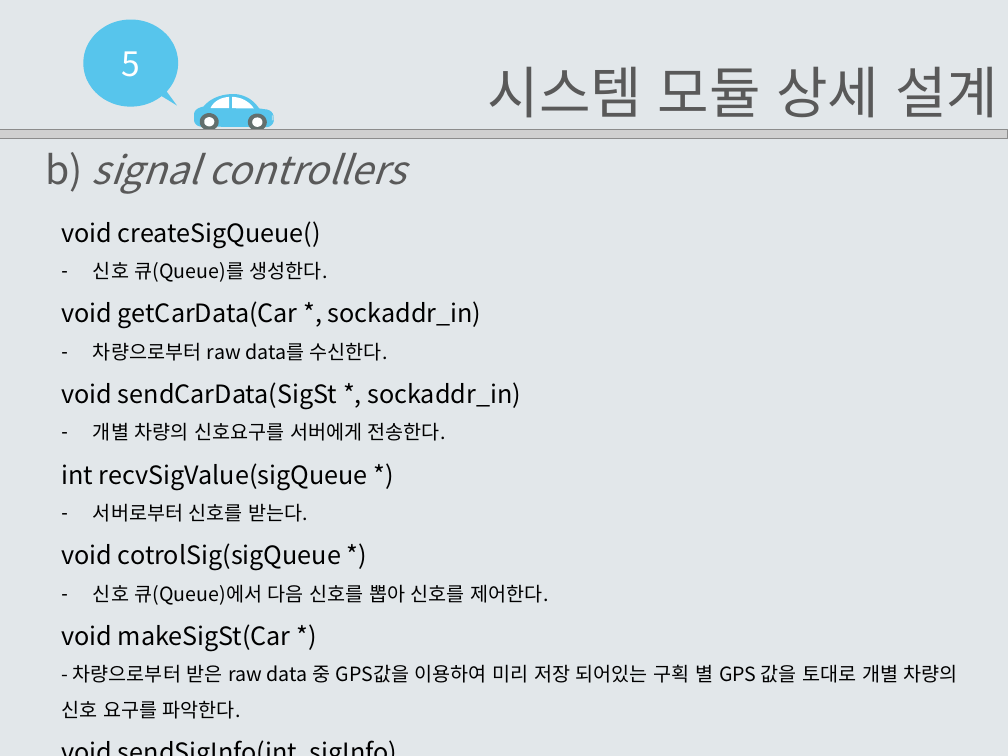
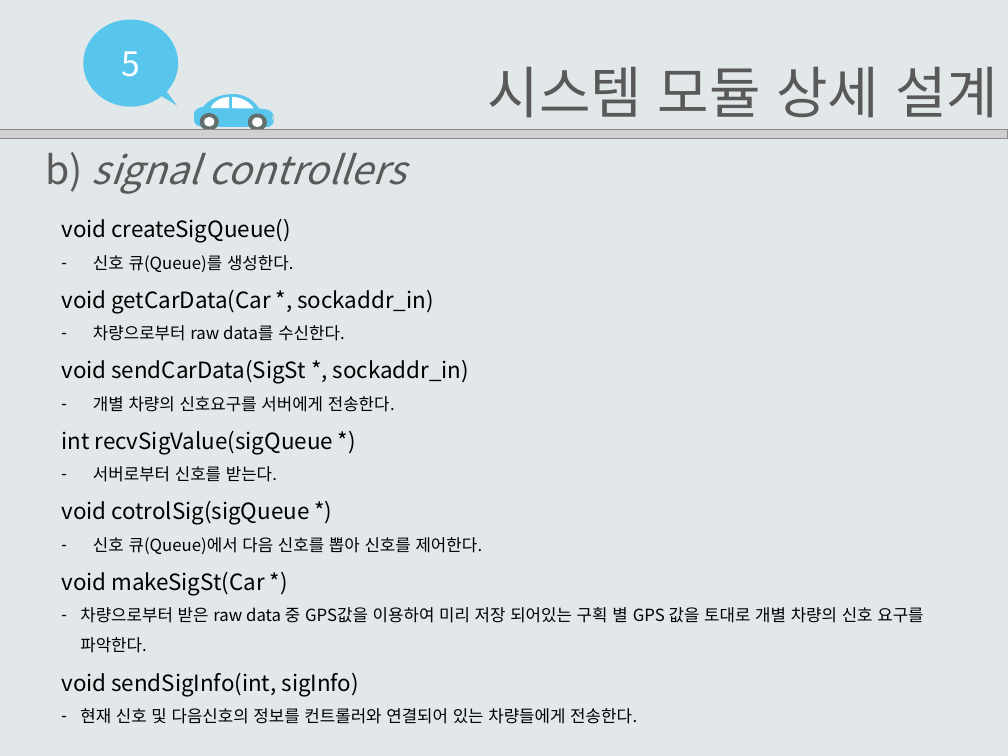
Before and after one commit to EomHeeSang/grad_proj, a slide deck: slide 19 of 발표자료/설계서2-14(엄희상,박주호,김태경).pptx. Drawn at 1008x756 pixels with LibreOffice and Linux fonts; fonts in the diff are those of the drawing; grey boxes stand for pictures. Boxes give left, top, right and bottom in pixels: in the first picture for what was removed or moved away, otherwise in the second. Text is boxed around its words. In the diff, an @@ line names an element or a change of style, - is before the commit and + after.

```diff
--- a/발표자료/설계서2-14(엄희상,박주호,김태경).pptx
+++ b/발표자료/설계서2-14(엄희상,박주호,김태경).pptx
@@ text at (x1=61, y1=219, x2=483, y2=696): size 18 to 16 pt in "void createSigQueue()", "void getCarData(Car *, sockaddr_in)", "void sendCarData(SigSt *, sockaddr_in)", "int recvSigValue(sigQueue *)" and 3 more places; size 14 to 12 pt in "신호 큐(Queue)를 생성한다.", "차량으로부터 raw data를 수신한다.", "개별 차량의 신호요구를 서버에게 전송한다.", "서버로부터 신호를 받는다." and 1 more places @@
@@ text at (x1=80, y1=607, x2=923, y2=653): text changed; size 14 to 12 pt @@
-- 차량으로부터 받은 raw data 중 GPS값을 이용하여 미리 저장 되어있는 구획 별 GPS 값을 토대로 개별 차량의 신호 요구를 파악한다.
+– 차량으로부터 받은 raw data 중 GPS값을 이용하여 미리 저장 되어있는 구획 별 GPS 값을 토대로 개별 차량의 신호 요구를 파악한다.
@@ text at (x1=80, y1=708, x2=637, y2=724): text changed; size 14 to 12 pt @@
-- 현재 신호 및 다음신호의 정보를 컨트롤러와 연결되어 있는 차량들에게 전송한다.
+– 현재 신호 및 다음신호의 정보를 컨트롤러와 연결되어 있는 차량들에게 전송한다.
```
Also in this commit, not shown: 18 other slides changed, 1 slide added, 3 other files.
